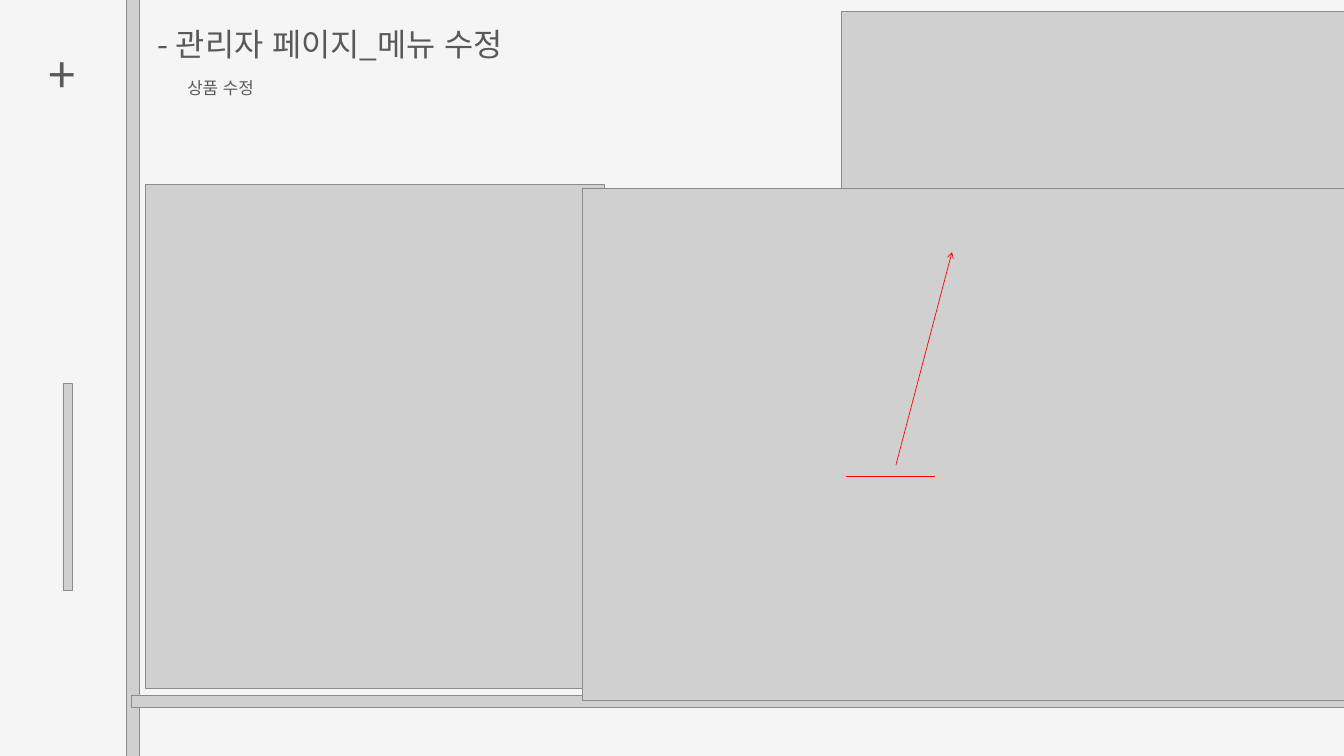
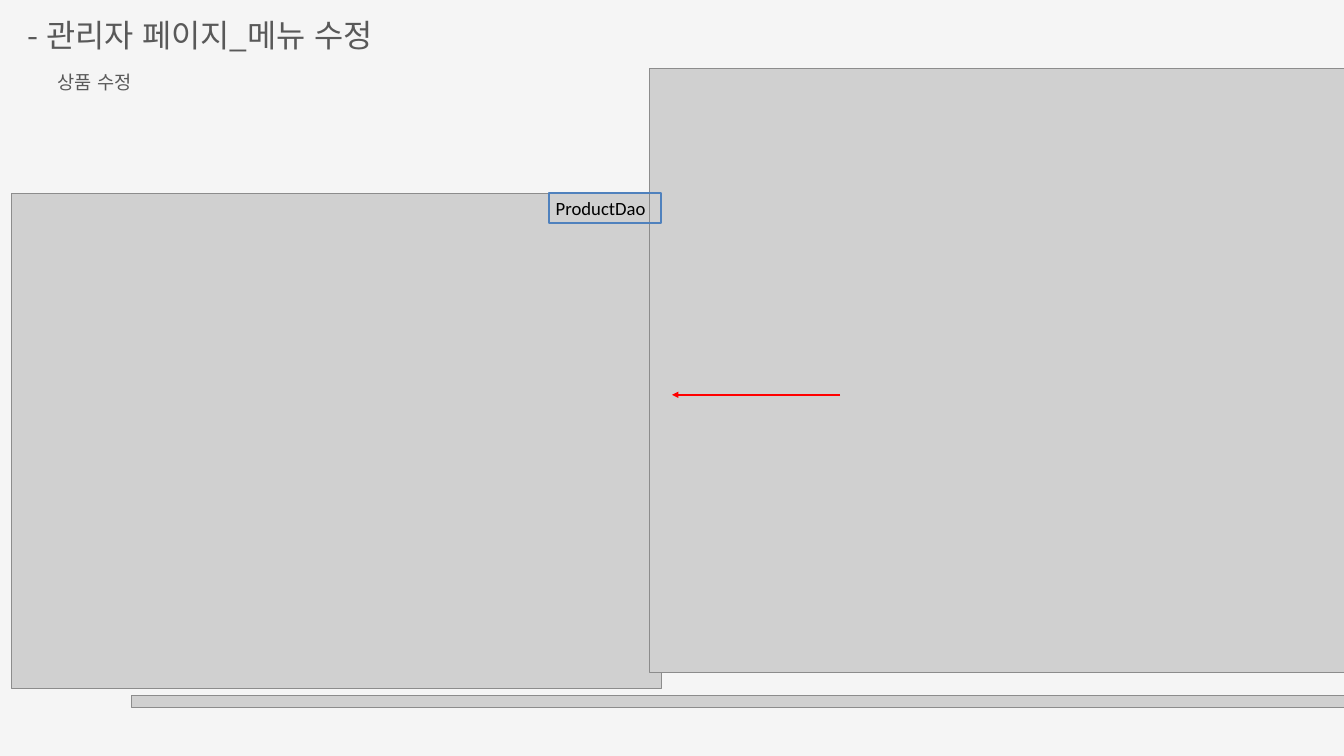
Before and after one commit to Ellie-Jung/IceCream-OrderSystem-mini-project, a slide deck: slide 35 of 나자바아이스크림가게_.pptx. Drawn at 1344x756 pixels with LibreOffice and Linux fonts; fonts in the diff are those of the drawing; grey boxes stand for pictures. Boxes give left, top, right and bottom in pixels: in the first picture for what was removed or moved away, otherwise in the second. Text is boxed around its words. In the diff, an @@ line names an element or a change of style, - is before the commit and + after.

```diff
--- a/나자바아이스크림가게_.pptx
+++ b/나자바아이스크림가게_.pptx
@@ text "- 관리자 페이지_메뉴 수정": place and size @@
-text "- 관리자 페이지_메뉴 수정" at (176,30,503,61)
+text "- 관리자 페이지_메뉴 수정" at (46,21,373,52)
@@ picture removed at (127,0,139,756) @@
@@ picture removed at (841,11,1344,263) @@
@@ text removed at (35,40,89,130) @@
-+
@@ text "상품 수정": place and size @@
-text "상품 수정" at (187,80,254,96)
+text "상품 수정" at (58,73,131,91)
@@ text "상품 수정" at (58,73,131,91): size 18 to 20 pt @@
@@ picture: place and size @@
-picture at (583,188,1344,700)
+picture at (650,68,1344,671)
@@ picture: place and size @@
-picture at (146,185,604,689)
+picture at (11,194,662,689)
@@ rectangle added at (549,194,661,223), outline #4F81BD 2.25 pt, 20 pt, text #000000 @@
+ProductDao
@@ arrow removed from (896, 465) to (952, 252) @@
@@ picture removed at (63,384,73,591) @@
@@ arrow added from (840, 395) to (672, 395), #FF0000 2.25 pt @@
@@ line removed from (845, 476) to (935, 476) @@
```
Also in this commit, not shown: 20 other slides changed.
